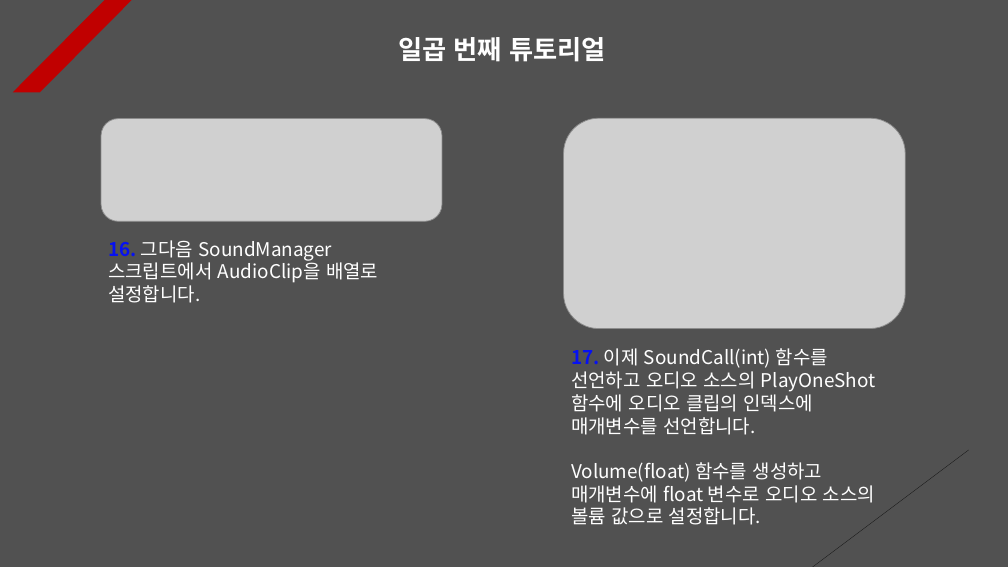
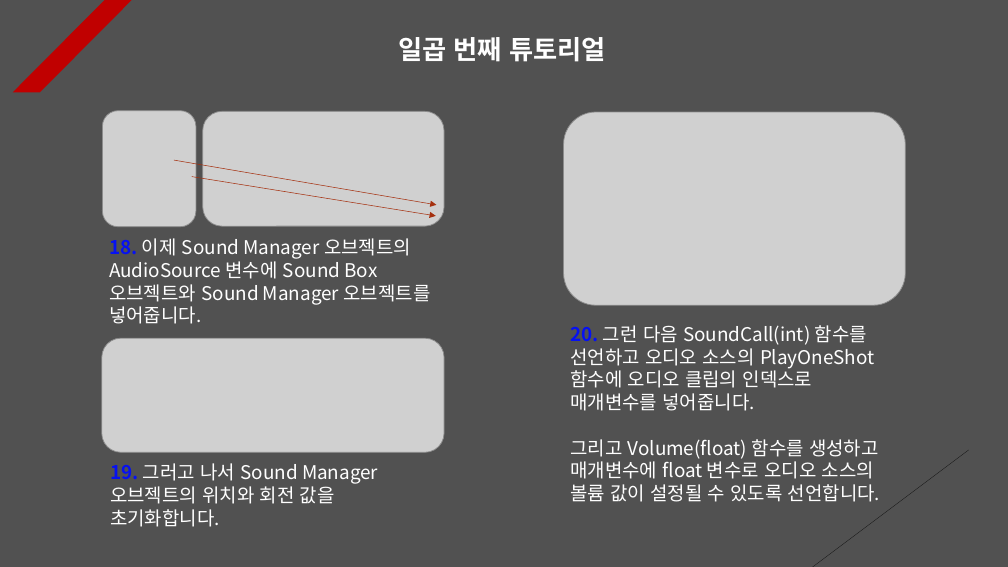
Before and after one commit to Unity2033/3D-UnityEngine, a slide deck: slide 8 of Assets/Class/Sound/PPT Data/Sound Example.pptx. Drawn at 1008x567 pixels with LibreOffice and Linux fonts; fonts in the diff are those of the drawing; grey boxes stand for pictures. Boxes give left, top, right and bottom in pixels: in the first picture for what was removed or moved away, otherwise in the second. Text is boxed around its words. In the diff, an @@ line names an element or a change of style, - is before the commit and + after.

```diff
--- a/Assets/Class/Sound/PPT Data/Sound Example.pptx
+++ b/Assets/Class/Sound/PPT Data/Sound Example.pptx
@@ picture added at (x1=102, y1=110, x2=196, y2=226) @@
@@ picture resized from (x1=101, y1=119, x2=442, y2=222) to (x1=203, y1=111, x2=444, y2=226) @@
@@ picture resized from (x1=563, y1=118, x2=905, y2=328) to (x1=563, y1=112, x2=905, y2=306) @@
@@ arrow added from (174, 160) to (436, 205), #A5300F 0.5 pt dashed @@
@@ arrow added from (192, 177) to (436, 216), #A5300F 0.5 pt dashed @@
@@ text added at (x1=109, y1=238, x2=431, y2=324), 18 pt, text #FFFFFF @@
+18. 이제 Sound Manager 오브젝트의 AudioSource 변수에 Sound Box 오브젝트와 Sound Manager 오브젝트를 넣어줍니다.
@@ text removed at (x1=108, y1=240, x2=378, y2=303) @@
-16. 그다음 SoundManager 스크립트에서 AudioClip을 배열로 설정합니다.
@@ text at (x1=570, y1=325, x2=880, y2=502): text changed @@
-17. 이제 SoundCall(int) 함수를 선언하고 오디오 소스의 PlayOneShot 함수에 오디오 클립의 인덱스에 매개변수를 선언합니다.
-Volume(float) 함수를 생성하고 매개변수에 float 변수로 오디오 소스의 볼륨 값으로 설정합니다.
+20. 그런 다음 SoundCall(int) 함수를 선언하고 오디오 소스의 PlayOneShot 함수에 오디오 클립의 인덱스로 매개변수를 넣어줍니다.
+그리고 Volume(float) 함수를 생성하고 매개변수에 float 변수로 오디오 소스의 볼륨 값이 설정될 수 있도록 선언합니다.
@@ picture added at (x1=102, y1=338, x2=445, y2=452) @@
@@ text added at (x1=110, y1=463, x2=378, y2=527), 18 pt, text #FFFFFF @@
+19. 그러고 나서 Sound Manager 오브젝트의 위치와 회전 값을 초기화합니다.
```
Also in this commit, not shown: 5 other slides changed, 23 other files.
